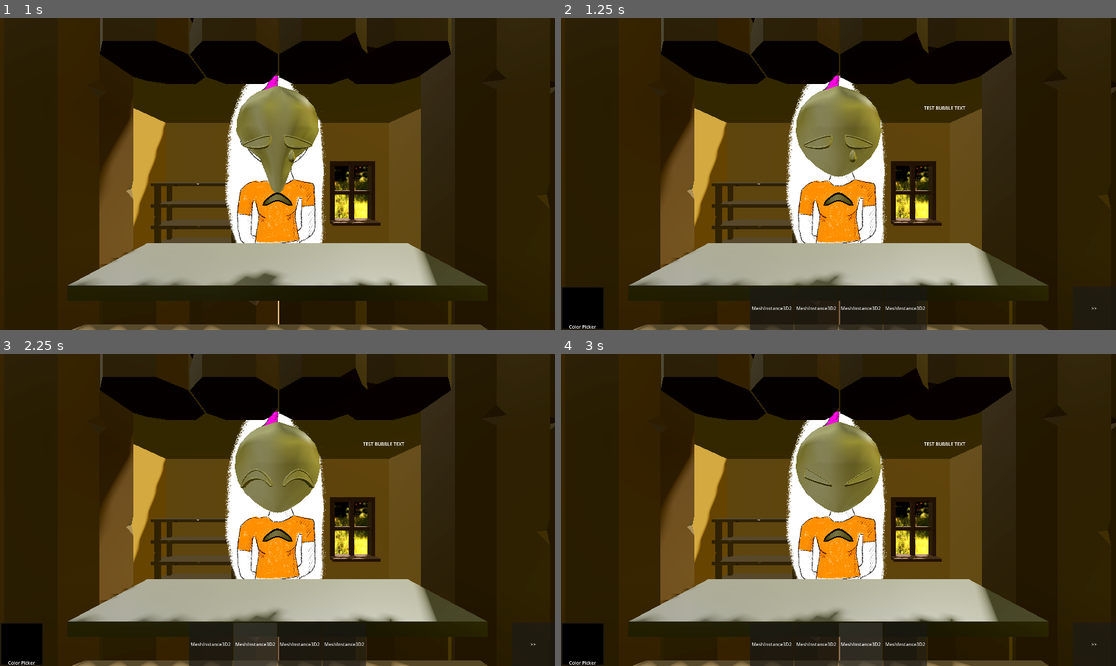
Above: before the commit, frames 1-4 (two rows, left to right).
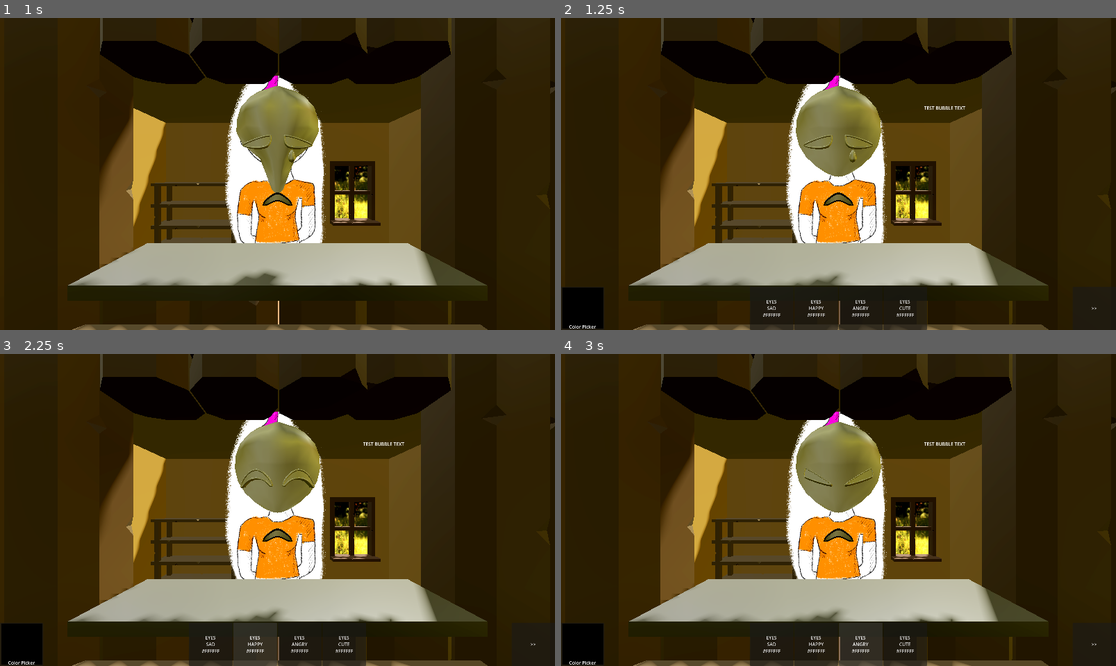
Above: after the commit, the same moments.

Repository: Xzaver/Bausparvertrag-GGJam-2026
Game: Godot game, scene res://game/game.tscn
Same seed, same stepped clock (60 frames per second), same inputs: the game is played once before the commit and once after it.
Inputs:
- Up to frame 1 (1 s): no input
- Up to frame 2 (1.25 s): no input
- Up to frame 3 (2.25 s): click "MeshInstance3D2" (after the commit: "EYES SAD #FFFFFF") at 1.25 s; click "MeshInstance3D2" (after the commit: "EYES HAPPY #FFFFFF") at 2 s
- Up to frame 4 (3 s): click "MeshInstance3D2" (after the commit: "EYES ANGRY #FFFFFF") at 2.75 s

Frame 1 is identical in both runs. In frame 2, 0.3% of the frame differs, in the area x 34-66%, y 90-96%; in frame 3, 0.3%; in frame 4, 0.3%.

Commit message:
removed ai vomit lol

Diff:
--- a/game/UI_FrontEnd/custom_button_1.gd
+++ b/game/UI_FrontEnd/custom_button_1.gd
@@ -21,10 +21,10 @@
 	text = value
 
 
-func update_label_from_shape(index: int) -> void:
-	if index < 0 or index >= shapes.size():
-		return
-	text = shapes[index].name
+#func update_label_from_shape(index: int) -> void:
+	#if index < 0 or index >= shapes.size():
+		#return
+	#text = shapes[index].name
 
 
 # =========================
--- a/game/UI_FrontEnd/ui_frontend_manager.gd
+++ b/game/UI_FrontEnd/ui_frontend_manager.gd
@@ -100,8 +100,8 @@
 	# 🔁 Selbst-Listener
 	self.mask_process_finished.connect(_on_mask_process_finished)
 
-	## Initiale Iteration
-	#set_mask_text_for_iteration(SLOT_SEQUENCE[current_slot_index])
+	# Initiale Iteration
+	set_mask_text_for_iteration(SLOT_SEQUENCE[current_slot_index])
 
 
 	if color_picker:
@@ -111,9 +111,9 @@
 		debug_apply_all_button.pressed.connect(_on_debug_apply_all_pressed)
 	set_active(false)
 
-
-func _to_one_based(value: int) -> int:
-	return value + 1
+#
+#func _to_one_based(value: int) -> int:
+	#return value + 1
 
 func _on_mask_process_finished(selections: Dictionary) -> void:
 	if DEBUG_SIGNALS:
@@ -476,8 +476,6 @@
 func start() -> void:
 	set_active(true)
 	# Initiale Iteration
-	set_mask_text_for_iteration(SLOT_SEQUENCE[current_slot_index])
-
 
 func set_active(val:bool) -> void:
 	visible = val
